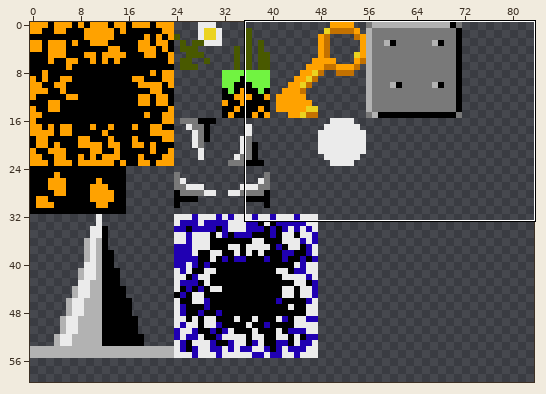
Two states of a sprite sheet, Content/Sprites/tilemap.png. The first picture is a wide view before the edit; the outline marks the close-up.
Close-up. Earlier state:
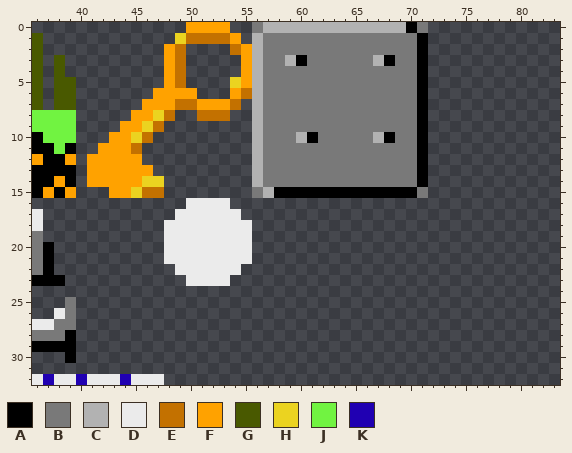
The file is 100x100 pixels. Shown: x 36..83, y 0..32. The wide view leaves out empty margins.
Palette (. is transparent): A #000000  B #797979  C #b2b2b2  D #ebebeb  E #c37100  F #ffa200  G #495900  H #ebd320  J #71f341  K #2000b2
Pixels before, first column x 36:
 0 ..............FFFF..BCCCCCCCCCCCCCAB
 1 G............HEEEEF.CBBBBBBBBBBBBBBA
 2 G...........FE....EFCBBBBBBBBBBBBBBA
 3 G.G.........FE.....FCBBCABBBBBBCABBA
 4 G.G.........FE.....FCBBBBBBBBBBBBBBA
 5 G.GG........FE....HFCBBBBBBBBBBBBBBA
 6 G.GG.......FFFF...FECBBBBBBBBBBBBBBA
 7 G.GG......FFFEEFFFE.CBBBBBBBBBBBBBBA
 8 JJJJ.....FFHE..EEE..CBBBBBBBBBBBBBBA
 9 JJJJ....FFHE........CBBBBBBBBBBBBBBA
10 AJJJ...FFHE.........CBBBCABBBBBCABBA
11 AAJA..FFFE..........CBBBBBBBBBBBBBBA
12 FAAF.FFFFF..........CBBBBBBBBBBBBBBA
13 AAAA.FFFFFF.........CBBBBBBBBBBBBBBA
14 AAFA.FFFFFHH........CBBBBBBBBBBBBBBA
15 AFAF...FFHEE........BCAAAAAAAAAAAAAB
16 ..............DDDD..................
17 D............DDDDDD.................
18 D...........DDDDDDDD................
19 B...........DDDDDDDD................
20 BA..........DDDDDDDD................
21 BA..........DDDDDDDD................
22 BA...........DDDDDD.................
23 AAA...........DDDD..................
24 ....................................
25 ...B................................
26 ..DB................................
27 DDBB................................
28 BBBA................................
29 AAAA................................
30 ...A................................
31 ....................................
32 DKDDKDDDKDDD........................
The result:
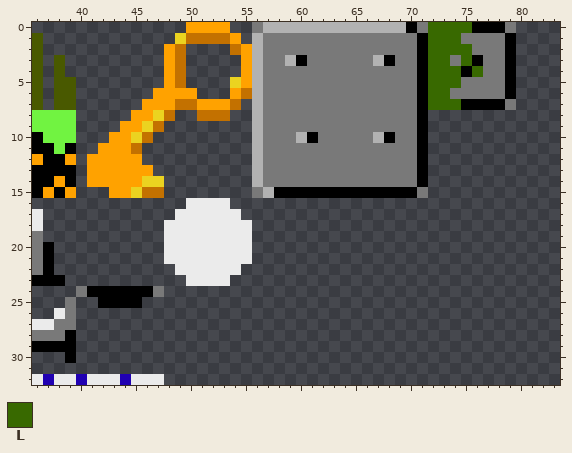
Colours new in this view: L #386900
Edits made:
There is now colour A in row 0 at x 76 to 78; in rows 1 to 2 at x 79; in row 3 at x 76 and 79; in row 4 at x 75 and 79; in rows 5 to 6 at x 79; in row 7 at x 75 to 78.
There is now colour A in row 24 at x 41 to 46; in row 25 at x 42 to 45.
There is now colour B in row 0 at x 79; in row 1 at x 75 to 78; in row 2 at x 76 to 78; in row 3 at x 74 and 77 to 78; in row 4 at x 77 to 78; in row 5 at x 75 to 78.
There is now colour B in row 6 at x 74 to 78; in row 7 at x 79; in row 24 at x 40 and 47.
There is now colour L in row 0 at x 72 to 75; in row 1 at x 72 to 74; in row 2 at x 72 to 75; in row 3 at x 72 to 73 and 75; in row 4 at x 72 to 74 and 76; in row 5 at x 72 to 74.
There is now colour L in row 6 at x 72 to 73; in row 7 at x 72 to 74.
Boxes around the changes in both close-ups, in picture pixels (x1, y1, x2, y2):
added: (428, 22, 516, 110)
added: (76, 286, 164, 308)
